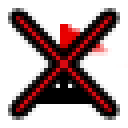
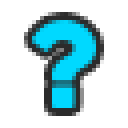
Two versions of the same layered image (128 x 128). Layer-by-layer changes:
hid group "Gruppe 1 Kopie" (3 layers) over [16, 16, 128, 112]
